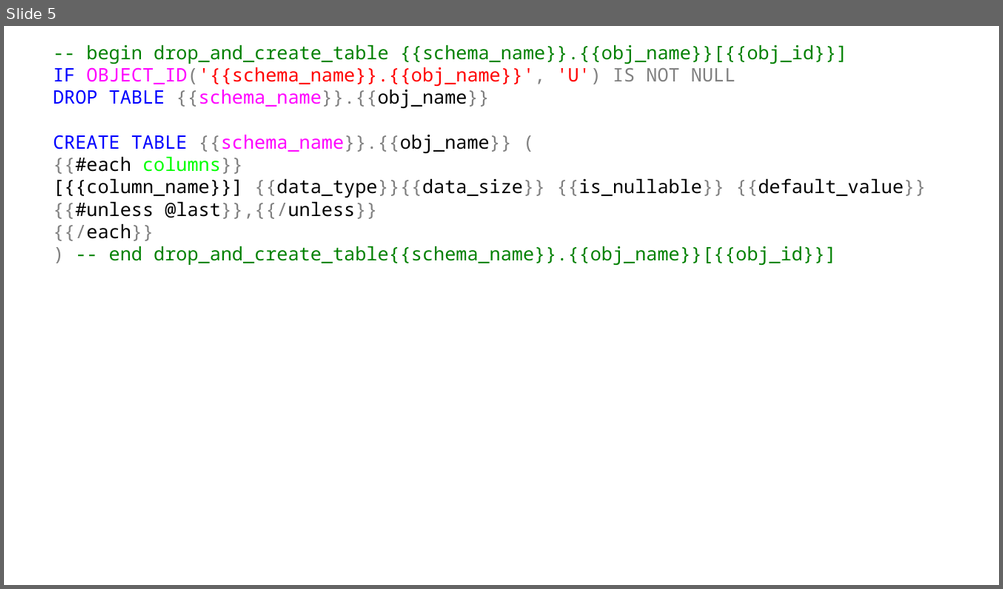
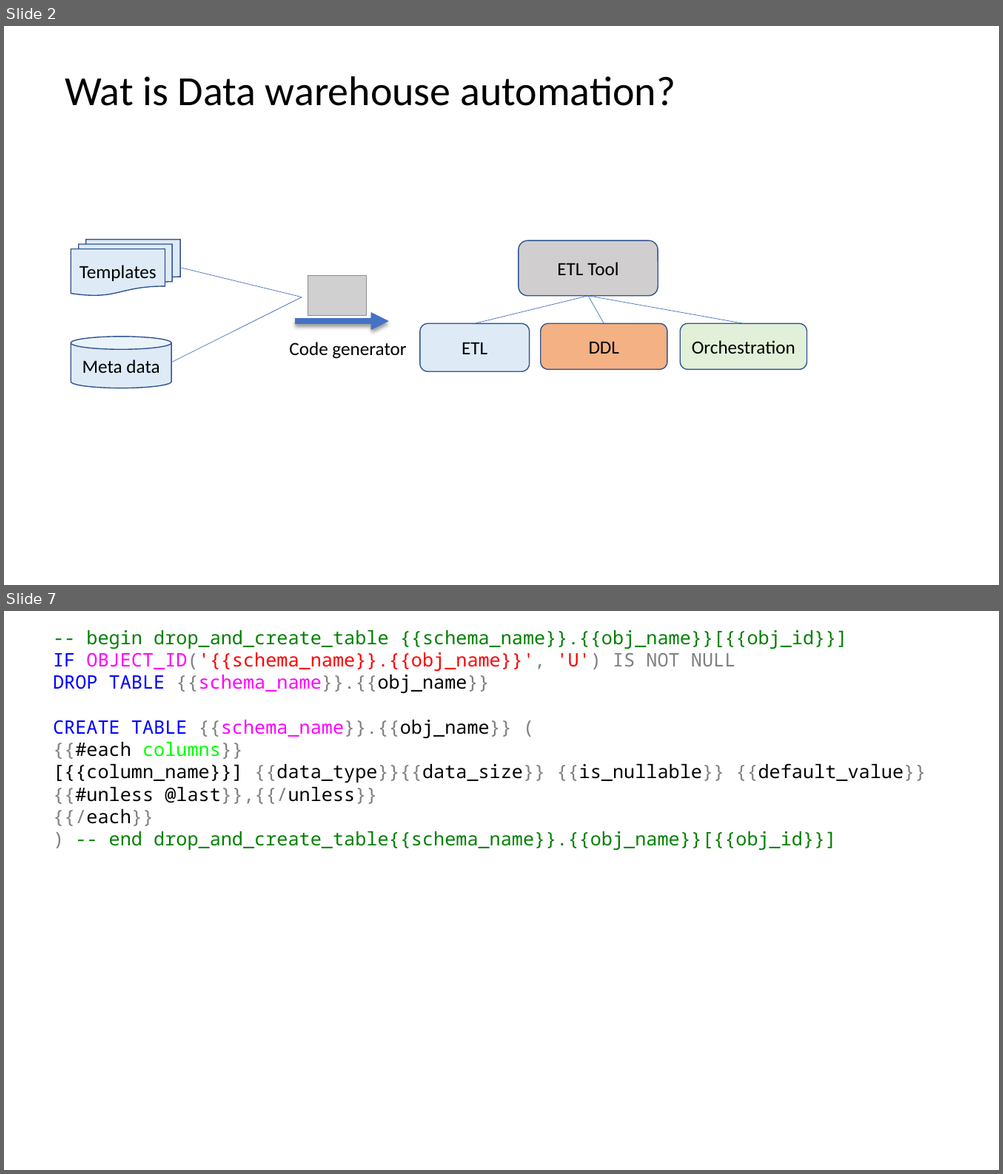
Before and after one commit to basvdberg/BETL, a slide deck: image/betl_architecture.pptx. Shown one above the other, each under a label of ours: slide 5 before the commit, slides 2 and 7 after it; the slides between them are not shown. The pictures are 1003x589 and 1003x1174 pixels, drawn with LibreOffice and Linux fonts; fonts in the diff are those of the drawing; grey boxes stand for pictures. Boxes give left, top, right and bottom in pixels: in the first picture for what was removed or moved away, otherwise in the second. Text is boxed around its words. In the diff, an @@ line names an element or a change of style, - is before the commit and + after.

```diff
--- a/image/betl_architecture.pptx
+++ b/image/betl_architecture.pptx
@@ slide 2 added at (x1=4, y1=26, x2=999, y2=585), background #FFFFFF @@
@@ text added at (x1=65, y1=76, x2=675, y2=106), 40 pt, text #000000 @@
+Wat is Data warehouse automation?
@@ flow chart multidocument added at (x1=71, y1=239, x2=181, y2=295), fill #DEEBF7, outline #325491 1 pt, 18 pt, text #000000 @@
+Templates
@@ rounded rectangle added at (x1=518, y1=241, x2=657, y2=296), fill #D0CECE, outline #325491 1 pt, 18 pt, text #000000 @@
+ETL Tool
@@ line added from (301, 298) to (180, 268), #4472C4 0.5 pt @@
@@ picture added at (x1=307, y1=276, x2=367, y2=316) @@
@@ line added from (171, 363) to (301, 298), #4472C4 0.5 pt @@
@@ line added from (588, 296) to (475, 323), #4472C4 0.5 pt @@
@@ line added from (588, 296) to (604, 323), #4472C4 0.5 pt @@
@@ line added from (588, 296) to (743, 323), #4472C4 0.5 pt @@
@@ arrow added from (295, 321) to (389, 321), #4472C4 5.75 pt @@
@@ rounded rectangle added at (x1=420, y1=323, x2=529, y2=372), fill #DEEBF7, outline #325491 1 pt, 18 pt, text #000000 @@
+ETL
@@ rounded rectangle added at (x1=540, y1=323, x2=667, y2=370), fill #F4B183, outline #325491 1 pt, 18 pt, text #000000 @@
+DDL
@@ rounded rectangle added at (x1=680, y1=323, x2=807, y2=370), fill #E2F0D9, outline #325491 1 pt, 18 pt, text #000000 @@
+Orchestration
@@ cylinder added at (x1=71, y1=337, x2=172, y2=389), fill #DEEBF7, outline #325491 1 pt, 18 pt, text #000000 @@
+Meta data
@@ text added at (x1=289, y1=342, x2=406, y2=359), 18 pt, text #000000 @@
+Code generator
@@ what was slide 5 is now slide 7 @@
```
Also in this commit, not shown: 3 slides changed, 6 other slides added, 1 slide removed, 26 other files.
